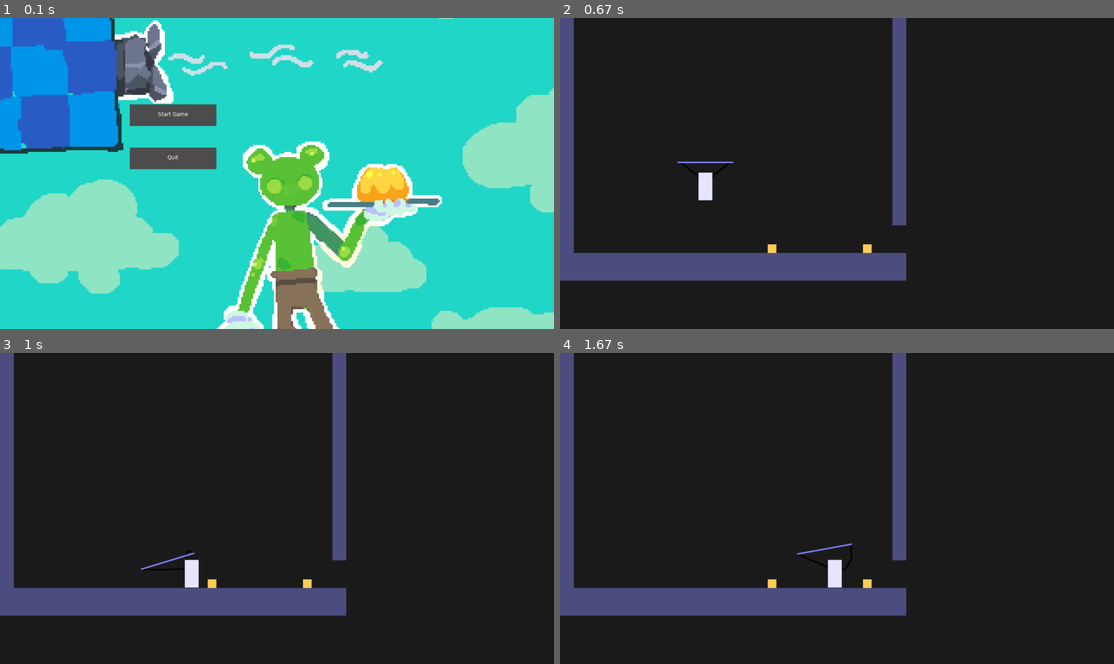
Above: before the commit, frames 1-4 (two rows, left to right).
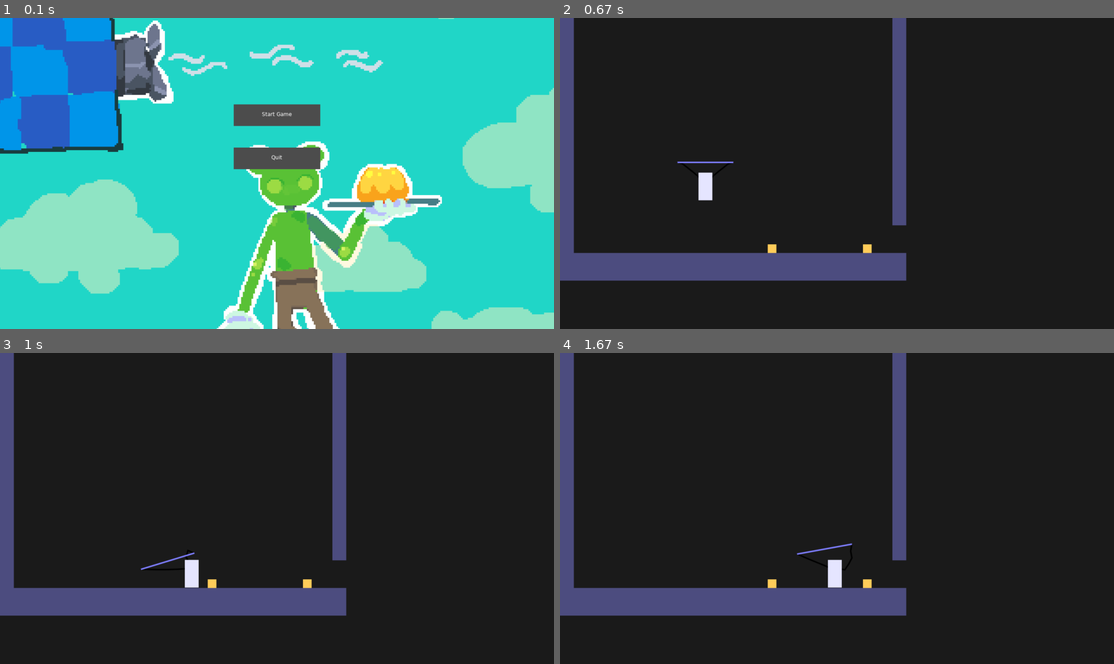
Above: after the commit, the same moments.

Repository: Aurnyxci/LOVE-Jam-2026-B
Game: LÖVE game, started from Love Jam 2026B/main.lua
Two runs of this game, one before a commit and one after it. Both use one fixed random seed, a clock stepped at 60 frames per second and the inputs below.
Inputs (mouse positions are in pixels of both pictures, inside the frame that each line leads up to):
- Up to frame 1 (0.1 s): no input
- Up to frame 2 (0.67 s): click "Start Game" at 0.38 s
- Up to frame 3 (1 s): hold Right from 0.67 s (still down); move the mouse to (277, 530) at 0.7 s
- Up to frame 4 (1.67 s): release Right at 1.13 s; hold Right 1.17-1.63 s

The runs differ from the first frame. In frame 1, 4.5% of the frame differs, in the area x 23-58%, y 27-49%; in frame 2, nothing differs; in frame 3, nothing differs; in frame 4, nothing differs.

Commit message:
centered menu buttons

Diff:
--- a/Love Jam 2026B/menu.lua
+++ b/Love Jam 2026B/menu.lua
@@ -3,17 +3,19 @@
 function menu:enter()
     self.background = love.graphics.newImage("/assets/backgrounds/main_menu_placeholderbg.png") --short function for big image path
 
+    local screenWidth = love.graphics.getWidth()
+
     self.buttons = {
         {
             text = "Start Game",  --start game button data
-            x = 300,
+            x = (screenWidth / 2) - 100, --screenwidth with half of the button's width taken off
             y = 200,
             w = 200,
             h = 50
         },
         {
             text = "Quit",  --quit button data
-            x = 300,
+            x = (screenWidth / 2) - 100,
             y = 300,
             w = 200,
             h = 50
